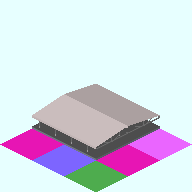
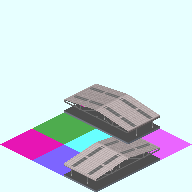
Layer changes from the first w=192, h=192 image to the second:
removed group "Typ2" (7 layers) over [32,84,160,192]
removed layer "NS #2" from group "Typ2" over [64,100,160,160]
removed group "NS #1" (2 layers) from group "Typ2" over [32,84,128,144]
removed layer "クリップボード #10" from group "NS #1" over [32,94,96,144]
removed layer "クリップボード #8" from group "NS #1" over [64,84,128,128]
added group "レイヤーグループ #3" with 6 layers above "レイヤーグループ #2" over [64,84,160,192]
added group "レイヤーグループ #5" with 2 layers in group "レイヤーグループ #3" over [64,84,160,144]
added layer "貼り付けられたレイヤー #5" in group "レイヤーグループ #5" over [96,94,160,144]
added layer "貼り付けられたレイヤー #3" in group "レイヤーグループ #5" over [64,84,128,128]
added group "レイヤーグループ #4" with 2 layers in group "レイヤーグループ #3" over [64,132,160,192]
added layer "貼り付けられたレイヤー #6" in group "レイヤーグループ #4" over [64,142,128,192]
added layer "貼り付けられたレイヤー #7" in group "レイヤーグループ #4" over [96,132,160,176]
